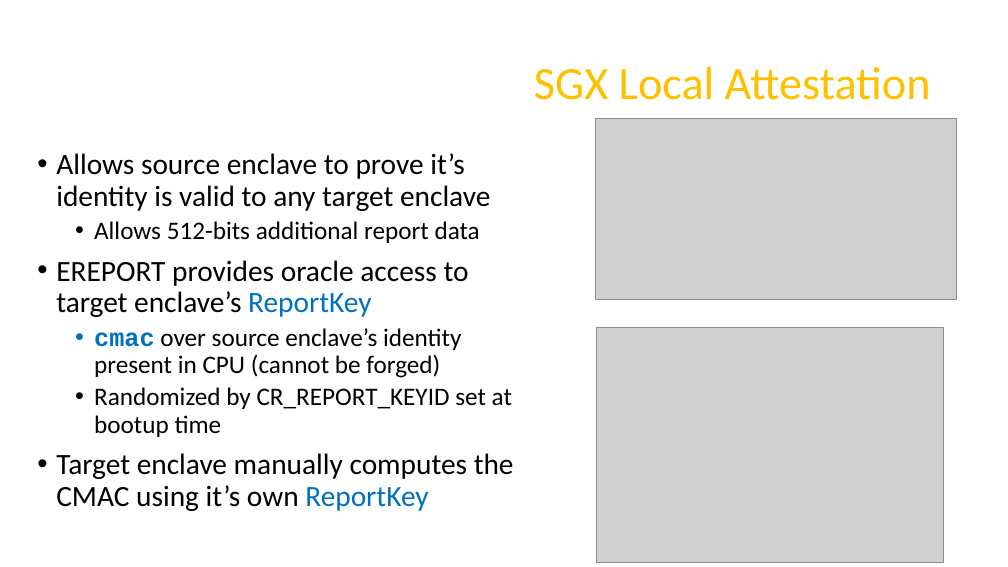
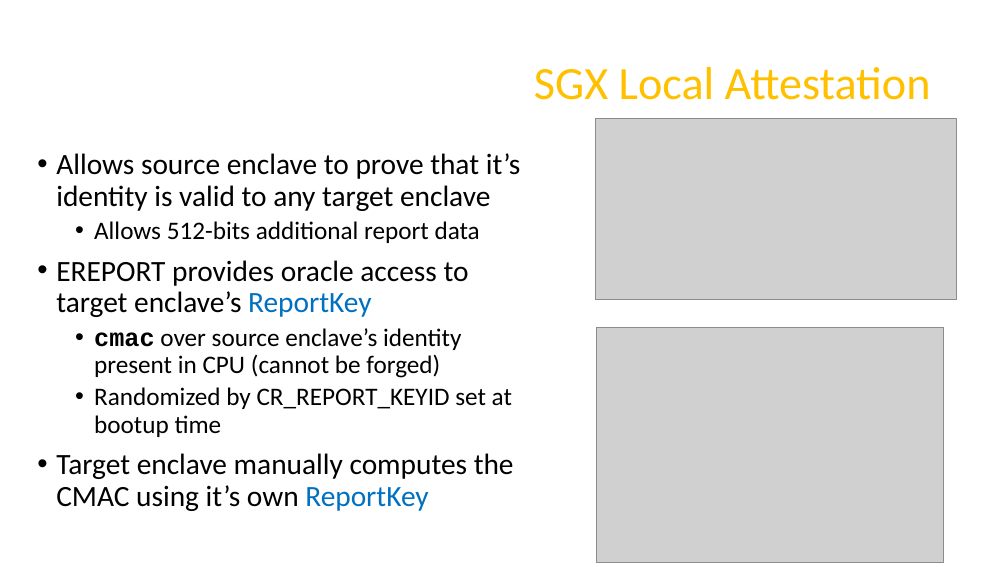
Before and after one commit to axelexic/sgx_remote_attestation_bh_17, a slide deck: slide 17 of presentation/us-17-Swami-SGX-Remote-Attestation-Is-Not-Sufficient.pptx. Drawn at 1008x567 pixels with LibreOffice and Linux fonts; fonts in the diff are those of the drawing; grey boxes stand for pictures; background and template pictures are left out. Boxes give left, top, right and bottom in pixels: in the first picture for what was removed or moved away, otherwise in the second. Text is boxed around its words. In the diff, an @@ line names an element or a change of style, - is before the commit and + after.

Commit message:
Adding slides on quoting enclave
Added slides for quoting enclave and am almost done with slides.

```diff
--- a/presentation/us-17-Swami-SGX-Remote-Attestation-Is-Not-Sufficient.pptx
+++ b/presentation/us-17-Swami-SGX-Remote-Attestation-Is-Not-Sufficient.pptx
@@ text at (56,153,521,211): text changed @@
-• Allows source enclave to prove it’s identity is valid to any target enclave
+• Allows source enclave to prove that it’s identity is valid to any target enclave
@@ text at (94,328,461,378): text colour #0070C0 to #000000 in "cmac" @@
```
Also in this commit, not shown: 5 other slides changed, 3 slides added, 2 slides removed.
